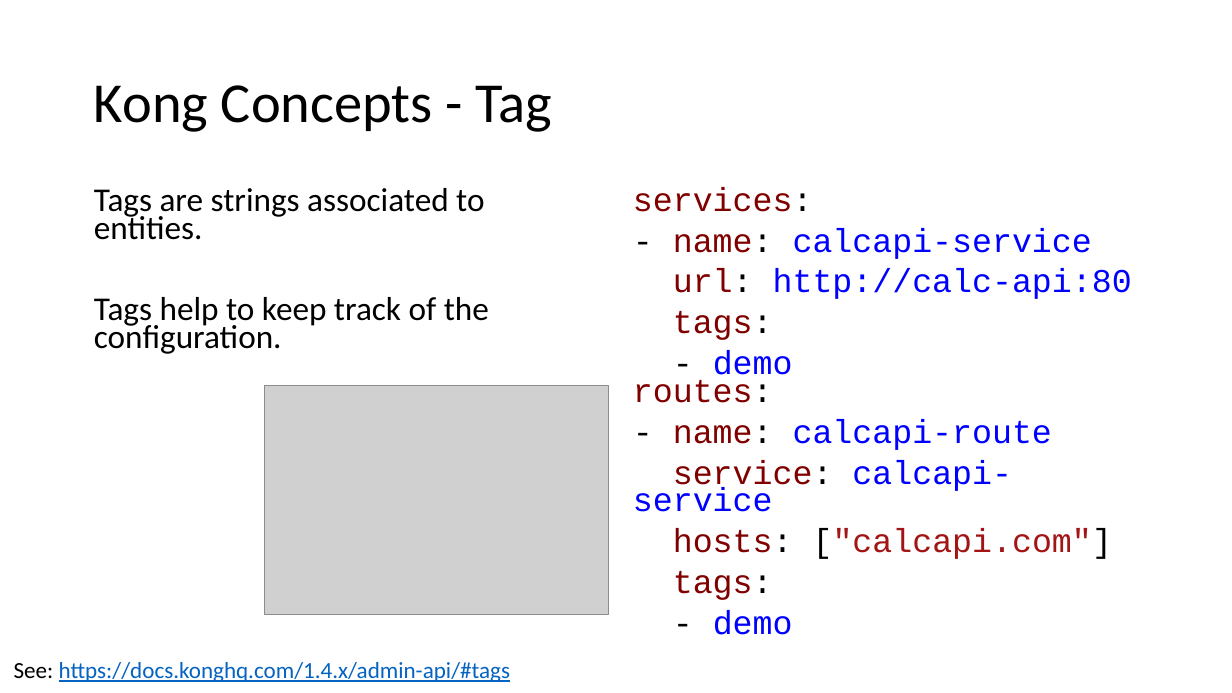
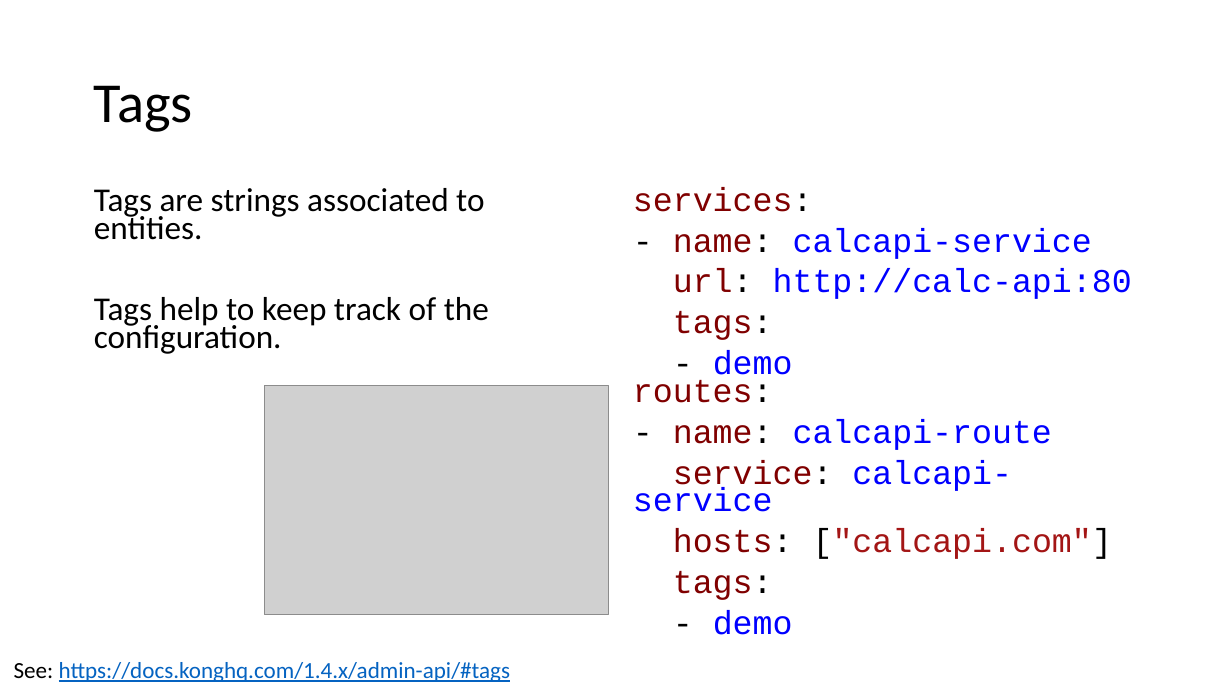
Before and after one commit to danielwagn3r/apimgmt-workshop, a slide deck: slide 22 of API Gateway.pptx. Drawn at 1232x693 pixels with LibreOffice and Linux fonts; fonts in the diff are those of the drawing; grey boxes stand for pictures. Boxes give left, top, right and bottom in pixels: in the first picture for what was removed or moved away, otherwise in the second. Text is boxed around its words. In the diff, an @@ line names an element or a change of style, - is before the commit and + after.

```diff
--- a/API Gateway.pptx
+++ b/API Gateway.pptx
@@ title at [94,85,193,132]: text changed @@
-Kong Concepts - Tag
+Tags
```
Also in this commit, not shown: 5 other slides changed, 1 slide added, 1 slide removed.
